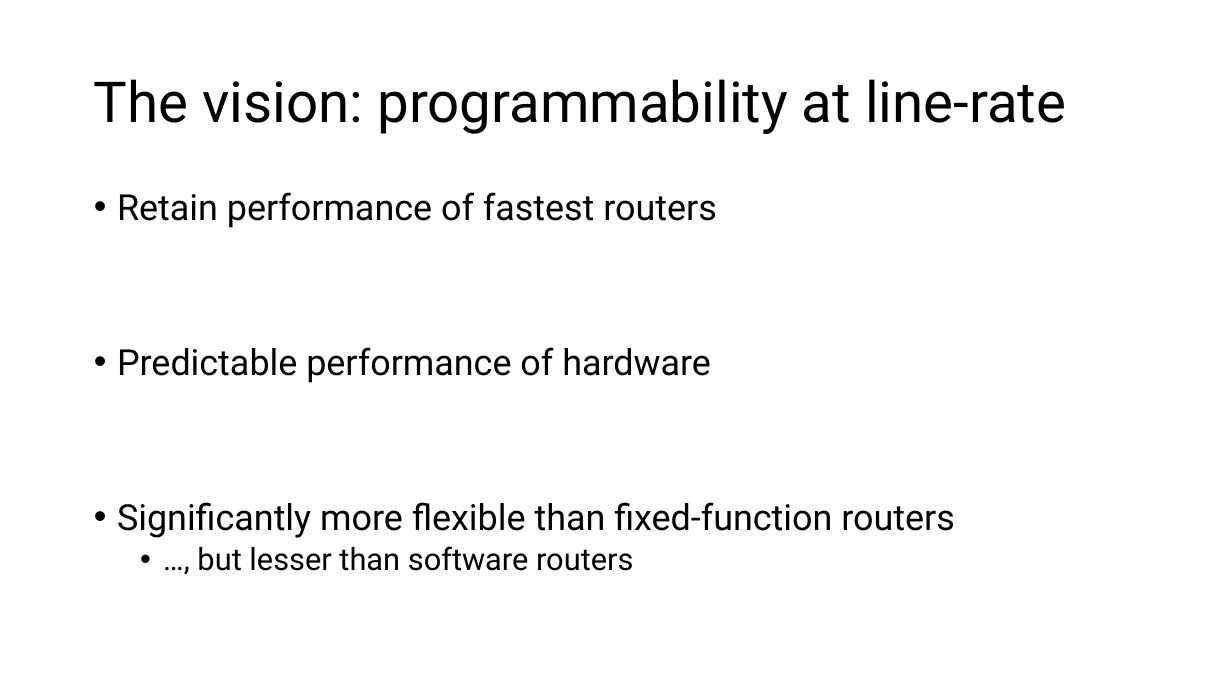
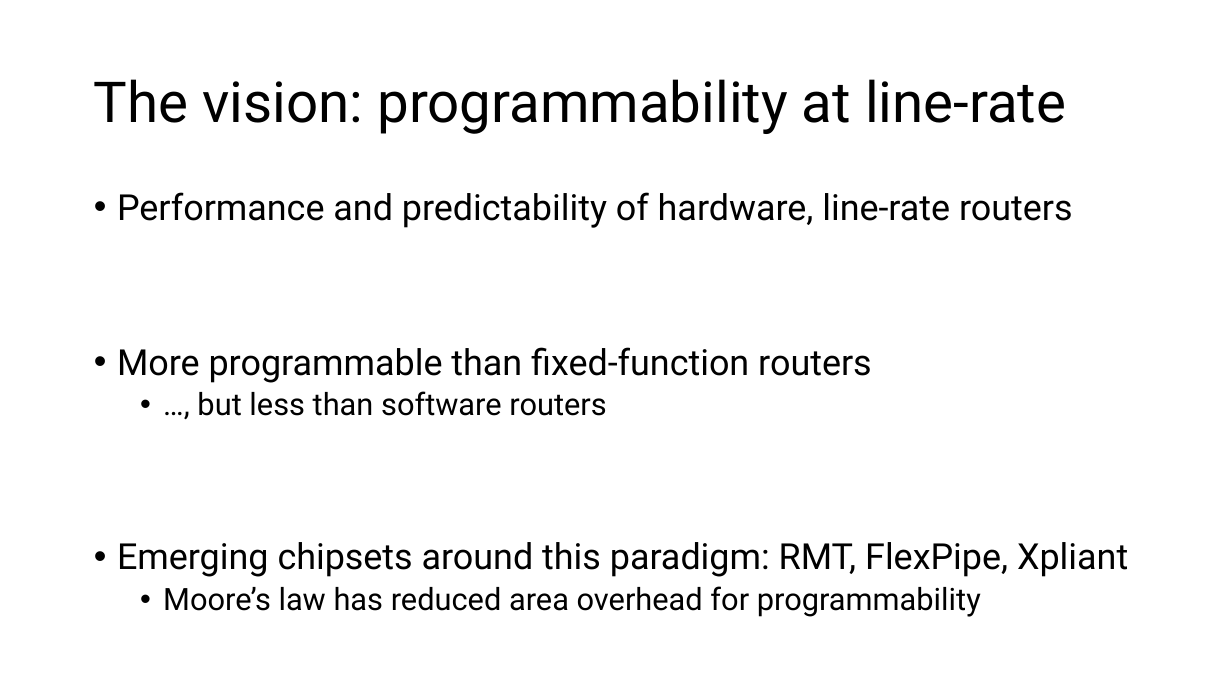
Before and after one commit to anirudhSK/pifo-domino-marple-ppts, a slide deck: slide 7 of domino_pifo.pptx (slide 6 before the commit). Drawn at 1232x693 pixels with LibreOffice and Linux fonts; fonts in the diff are those of the drawing. Boxes give left, top, right and bottom in pixels: in the first picture for what was removed or moved away, otherwise in the second. Text is boxed around its words. In the diff, an @@ line names an element or a change of style, - is before the commit and + after.

```diff
--- a/domino_pifo.pptx
+++ b/domino_pifo.pptx
@@ text at (117,192,1128,617): text changed @@
-• Retain performance of fastest routers
-• Predictable performance of hardware
-• Significantly more flexible than fixed-function routers
-  • …, but lesser than software routers
+• Performance and predictability of hardware, line-rate routers
+• More programmable than fixed-function routers
+  • …, but less than software routers
+• Emerging chipsets around this paradigm: RMT, FlexPipe, Xpliant
+  • Moore’s law has reduced area overhead for programmability
```
Also in this commit, not shown: 9 other slides changed, 2 slides added.
